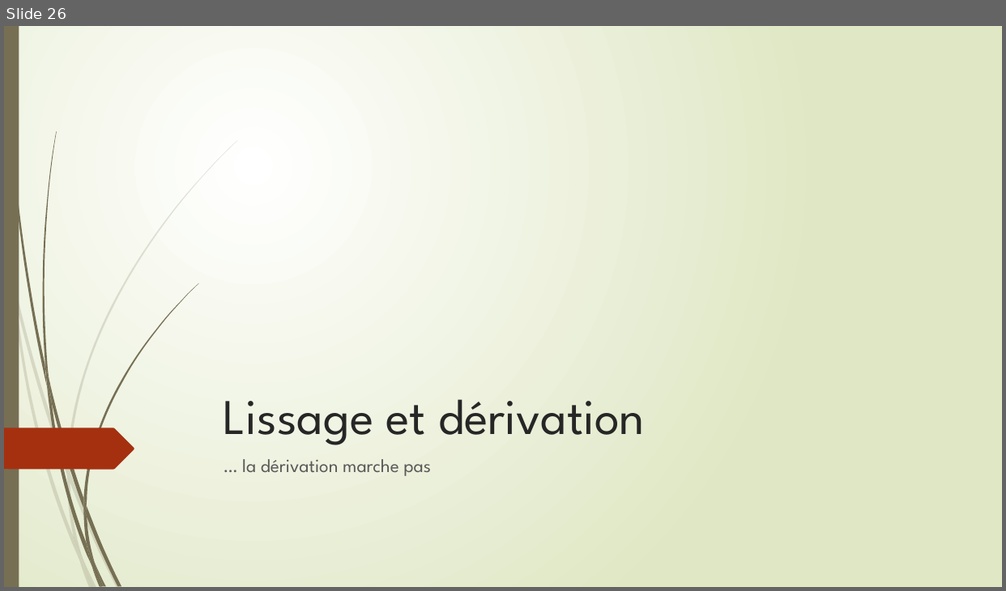
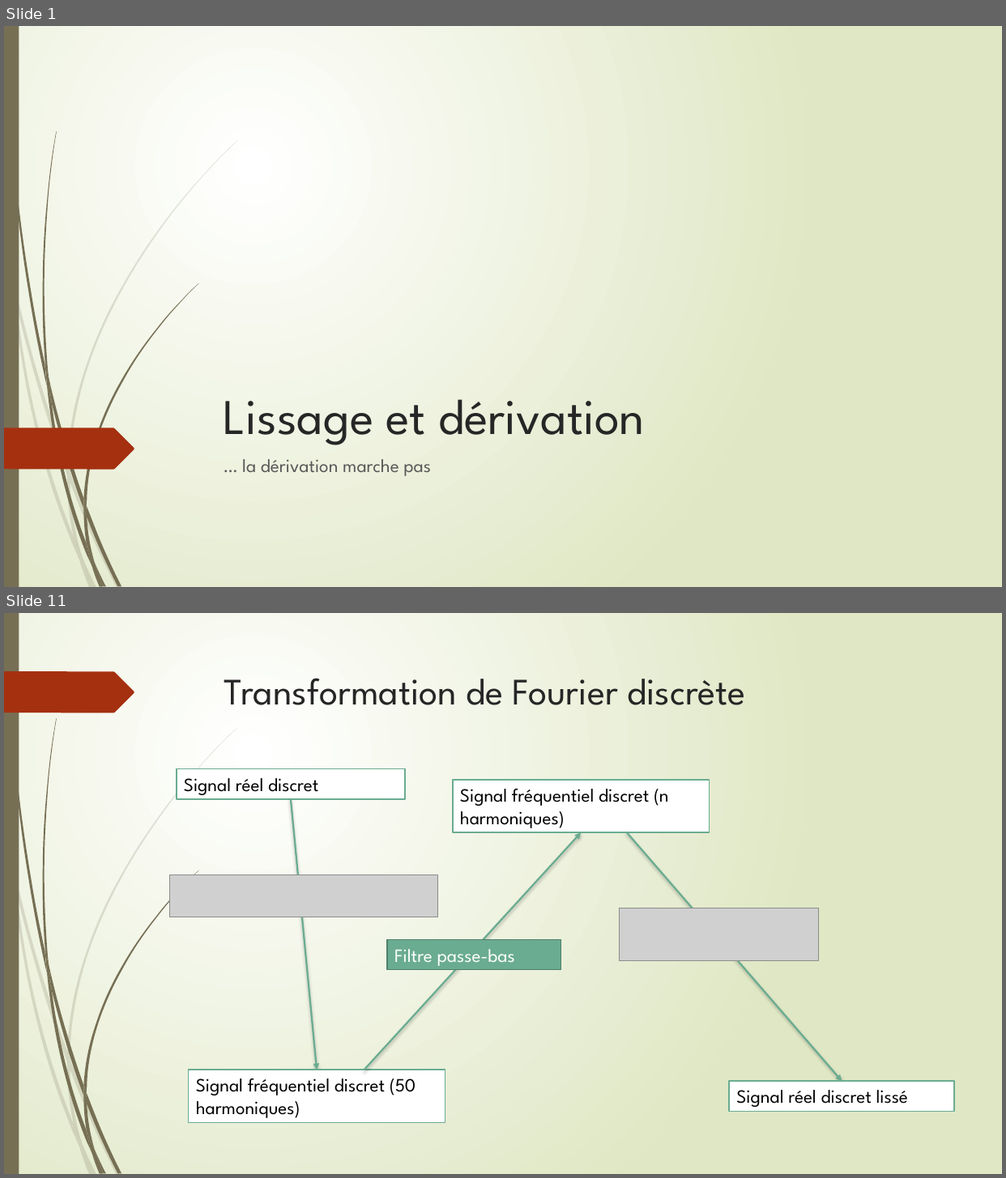
Before and after one commit to Poroing/CrowdDeplacementOptimisation, a slide deck: Présentation/thibaylt.pptm. Shown one above the other, each under a label of ours: slide 26 before the commit, slides 1 and 11 after it; the slides between them are not shown. The pictures are 1006x591 and 1006x1178 pixels, drawn with LibreOffice and Linux fonts; fonts in the diff are those of the drawing; grey boxes stand for pictures. Boxes give left, top, right and bottom in pixels: in the first picture for what was removed or moved away, otherwise in the second. Text is boxed around its words. In the diff, an @@ line names an element or a change of style, - is before the commit and + after.

```diff
--- a/Présentation/thibaylt.pptm
+++ b/Présentation/thibaylt.pptm
@@ slide 11 added at (4,613,1002,1174), background gradient #FFFFFF to #DFE8C4; not listed: 23 template elements that a slide beside it also shows @@
@@ freeform shape added at (4,671,134,713), fill #A53010 @@
@@ title added at (224,678,746,705), 36 pt, text #262626 @@
+Transformation de Fourier discrète
@@ rectangle added at (177,769,404,798), fill #FFFFFF, outline #6AAC91 1.25 pt, 18 pt, text #000000 @@
+Signal réel discret
@@ rectangle added at (453,780,710,833), fill #FFFFFF, outline #6AAC91 1.25 pt, 18 pt, text #000000 @@
+Signal fréquentiel discret (n harmoniques)
@@ arrow added from (291, 799) to (317, 1071), #6AAC91 1.75 pt @@
@@ arrow added from (364, 1071) to (582, 833), #6AAC91 1.75 pt @@
@@ arrow added from (627, 833) to (842, 1082), #6AAC91 1.75 pt @@
@@ picture added at (170,875,437,918) @@
@@ picture added at (620,909,819,961) @@
@@ rectangle added at (387,940,561,970), fill #6AAC91, outline #4E7F6B 1.25 pt, 18 pt, text #FFFFFF @@
+Filtre passe-bas
@@ rectangle added at (188,1071,445,1123), fill #FFFFFF, outline #6AAC91 1.25 pt, 18 pt, text #000000 @@
+Signal fréquentiel discret (50 harmoniques)
@@ rectangle added at (730,1082,955,1112), fill #FFFFFF, outline #6AAC91 1.25 pt, 18 pt, text #000000 @@
+Signal réel discret lissé
@@ what was slide 26 is now slide 1 @@
```
Also in this commit, not shown: 13 other slides added, 32 slides removed, 1 other file.
